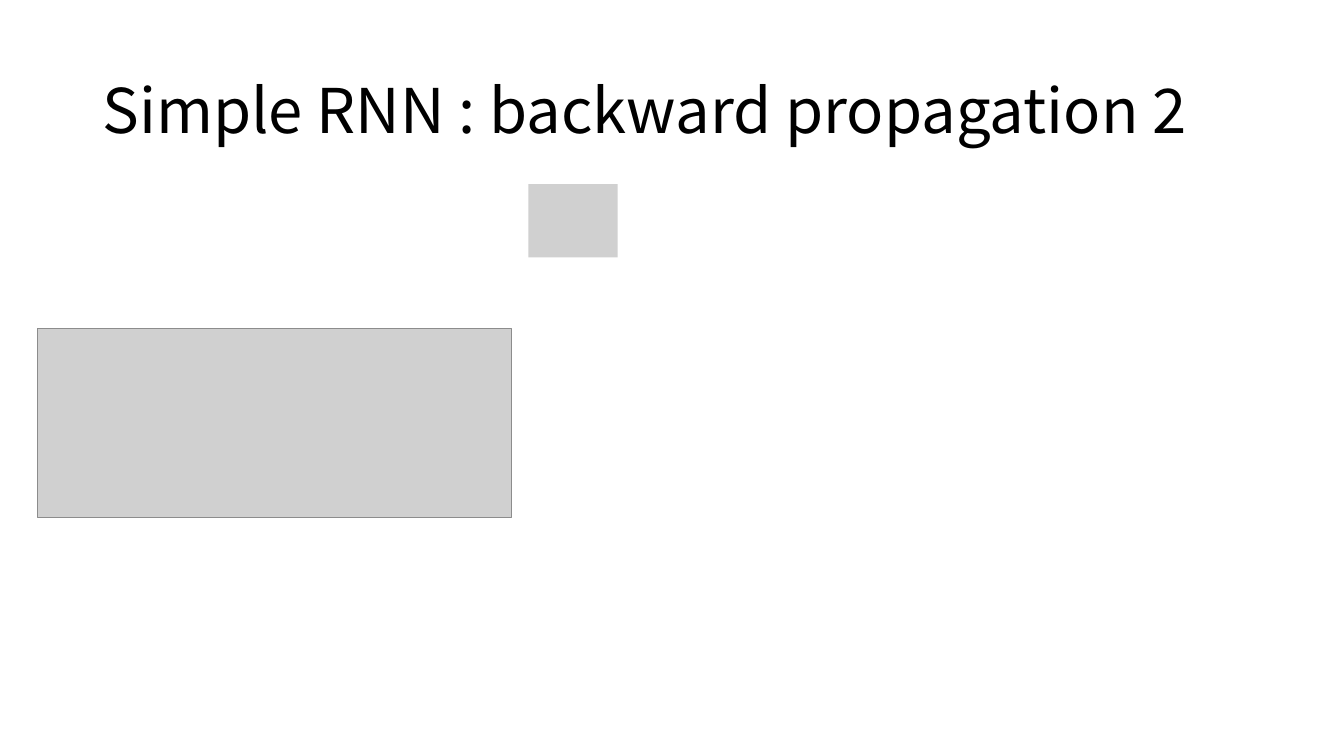
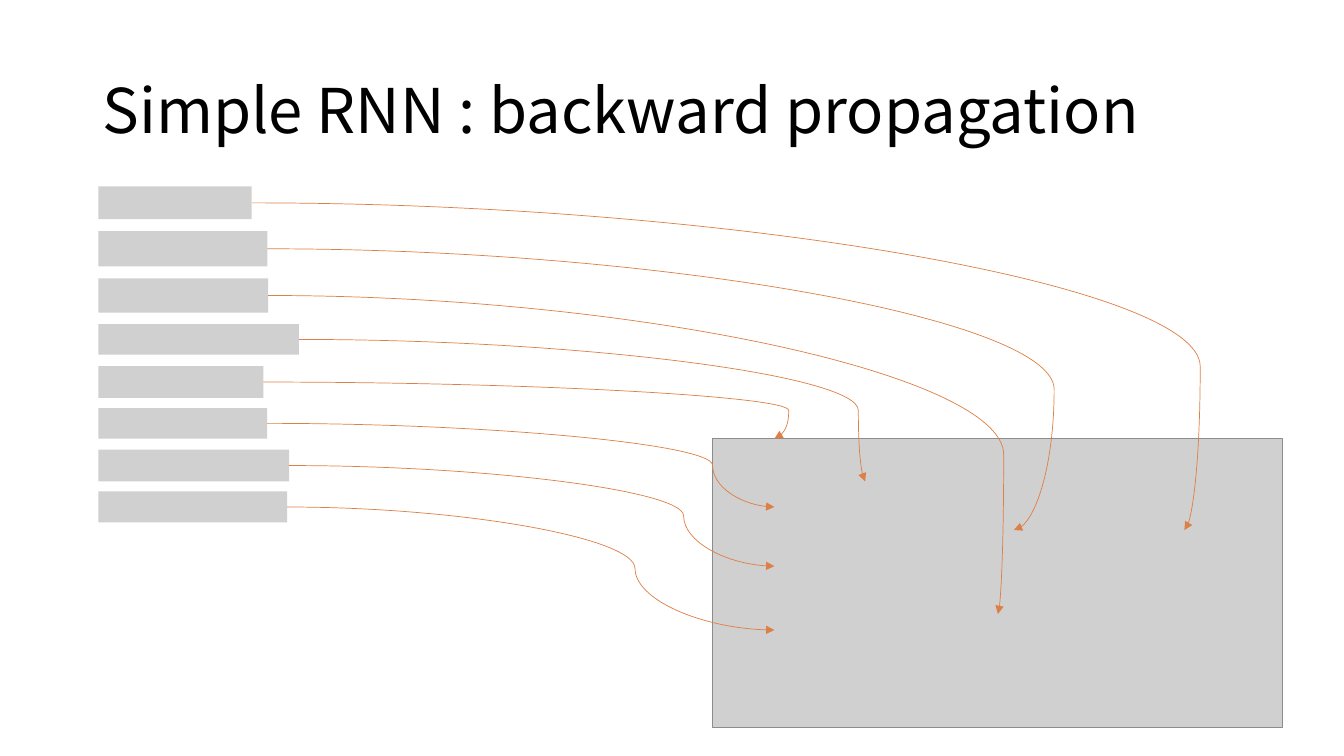
Before and after one commit to taeminlee/taeminlee.github.io_backupo, a slide deck: slide 24 of assets/figures.pptx (slide 19 before the commit). Drawn at 1344x756 pixels with LibreOffice and Linux fonts; fonts in the diff are those of the drawing; grey boxes stand for pictures. Boxes give left, top, right and bottom in pixels: in the first picture for what was removed or moved away, otherwise in the second. Text is boxed around its words. In the diff, an @@ line names an element or a change of style, - is before the commit and + after.

```diff
--- a/assets/figures.pptx
+++ b/assets/figures.pptx
@@ title at box(102, 84, 1139, 149): text changed @@
-Simple RNN : backward propagation 2
+Simple RNN : backward propagation
@@ picture added at box(98, 187, 251, 220) @@
@@ curved arrow added from (252, 203) to (1185, 530), #DD8047 0.5 pt @@
@@ picture removed at box(528, 185, 617, 258) @@
@@ picture added at box(98, 231, 267, 266) @@
@@ curved arrow added from (267, 249) to (1014, 530), #DD8047 0.5 pt @@
@@ picture added at box(98, 278, 267, 313) @@
@@ curved arrow added from (268, 295) to (998, 614), #DD8047 0.5 pt @@
@@ picture removed at box(37, 329, 511, 517) @@
@@ picture added at box(98, 325, 298, 355) @@
@@ curved arrow added from (299, 340) to (865, 482), #DD8047 0.5 pt @@
@@ picture added at box(98, 366, 263, 398) @@
@@ curved arrow added from (263, 382) to (774, 439), #DD8047 0.5 pt @@
@@ picture added at box(98, 408, 267, 440) @@
@@ curved arrow added from (267, 423) to (774, 507), #DD8047 0.5 pt @@
@@ picture added at box(713, 439, 1282, 727) @@
@@ picture added at box(98, 450, 288, 482) @@
@@ curved arrow added from (289, 466) to (774, 567), #DD8047 0.5 pt @@
@@ picture added at box(98, 492, 286, 523) @@
@@ curved arrow added from (287, 507) to (774, 630), #DD8047 0.5 pt @@
```
Also in this commit, not shown: 11 other slides changed, 12 slides added, 1 slide removed, 5 other files.
